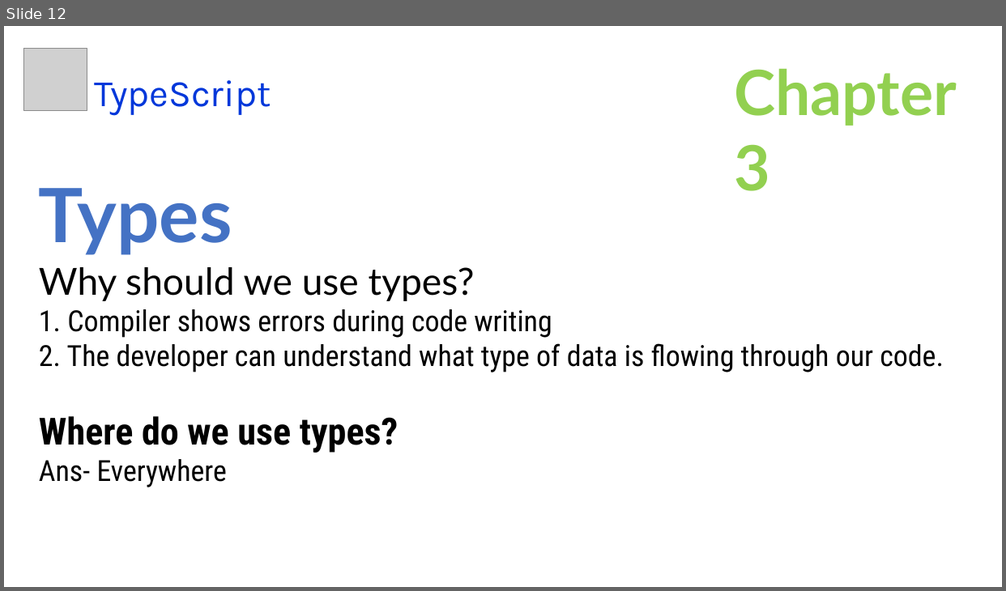
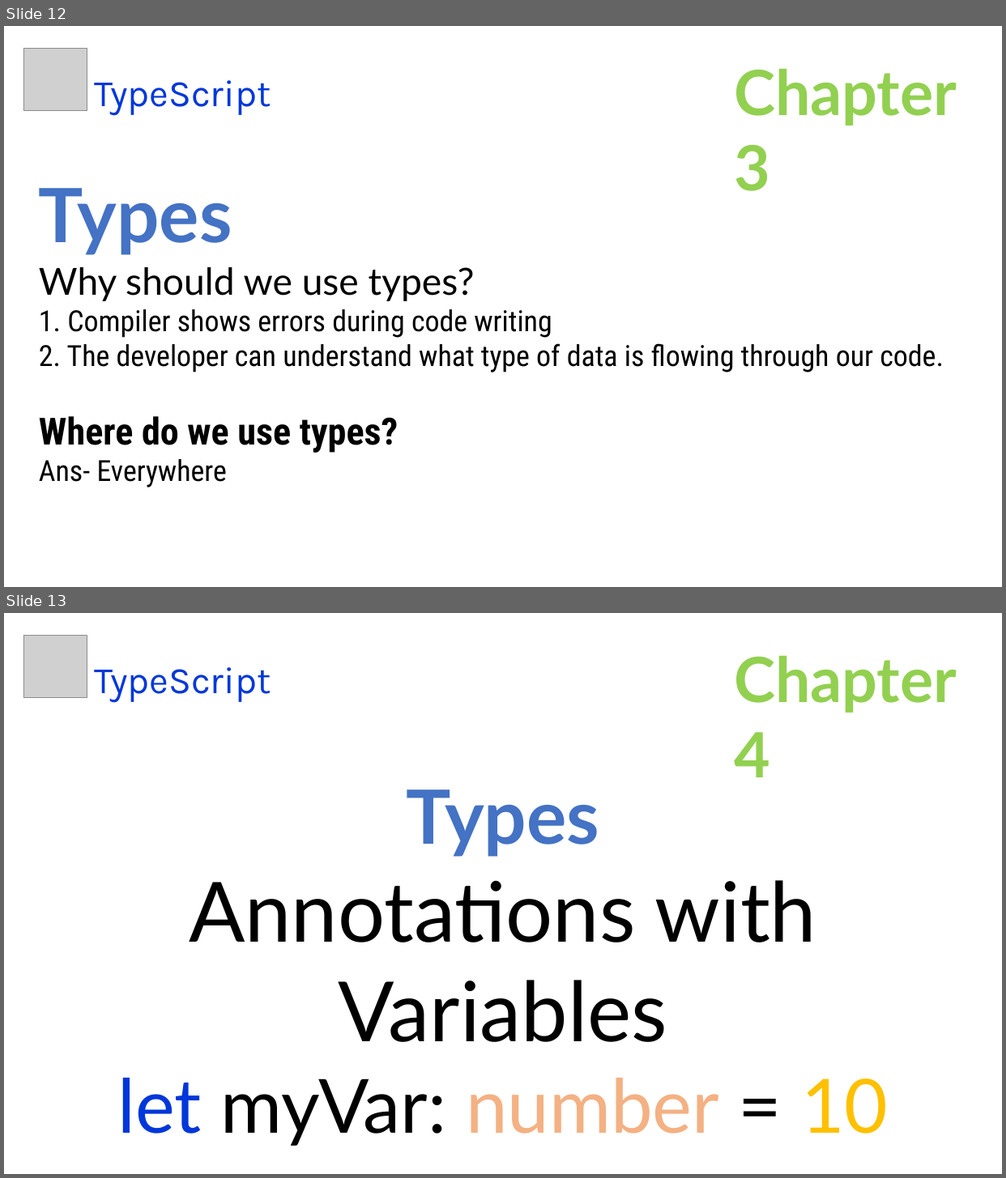
Before and after one commit to uidhtml/typescript-tutorials, a slide deck: typescript-tutorials.pptx. Shown one above the other, each under a label of ours: slide 12 before the commit, slides 12 and 13 after it. The pictures are 1006x591 and 1006x1178 pixels, drawn with LibreOffice and Linux fonts; fonts in the diff are those of the drawing; grey boxes stand for pictures. Boxes give left, top, right and bottom in pixels: in the first picture for what was removed or moved away, otherwise in the second. Text is boxed around its words. In the diff, an @@ line names an element or a change of style, - is before the commit and + after.

Commit message:
Added chapter 4

```diff
--- a/typescript-tutorials.pptx
+++ b/typescript-tutorials.pptx
@@ slide 13 added at box(4, 613, 1002, 1174), background #FFFFFF @@
@@ picture added at box(24, 635, 87, 697) @@
@@ text added at box(734, 655, 957, 777), 60 pt, text #92D050, bold @@
+Chapter 4
@@ text added at box(94, 667, 270, 702), 36 pt, text #0037DA @@
+TypeScript
@@ text added at box(117, 790, 888, 1146), 80 pt, text #000000 @@
+Types
+Annotations with Variables
+let myVar: number = 10
```
Also in this commit, not shown: 2 other files.
